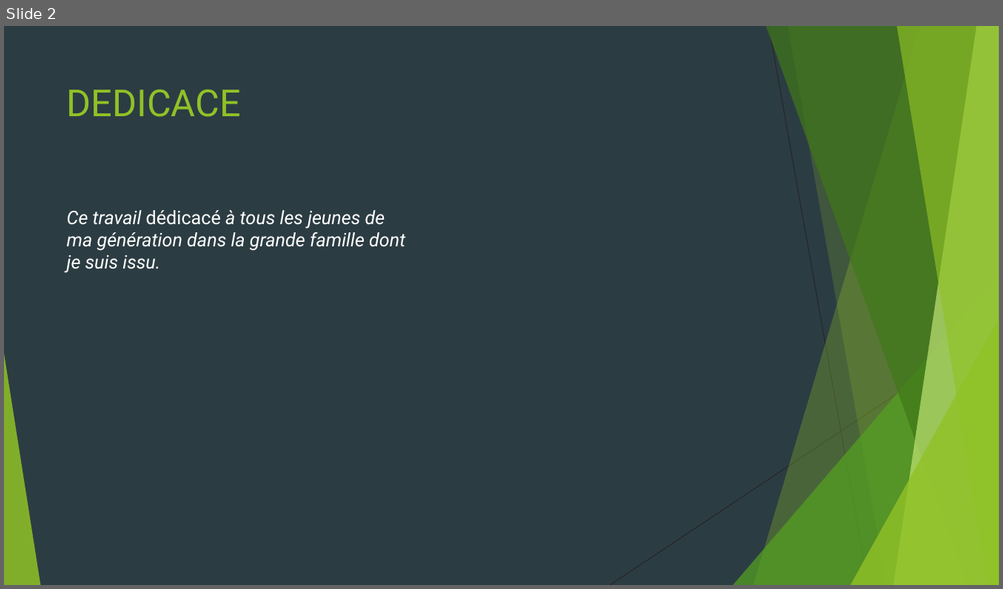
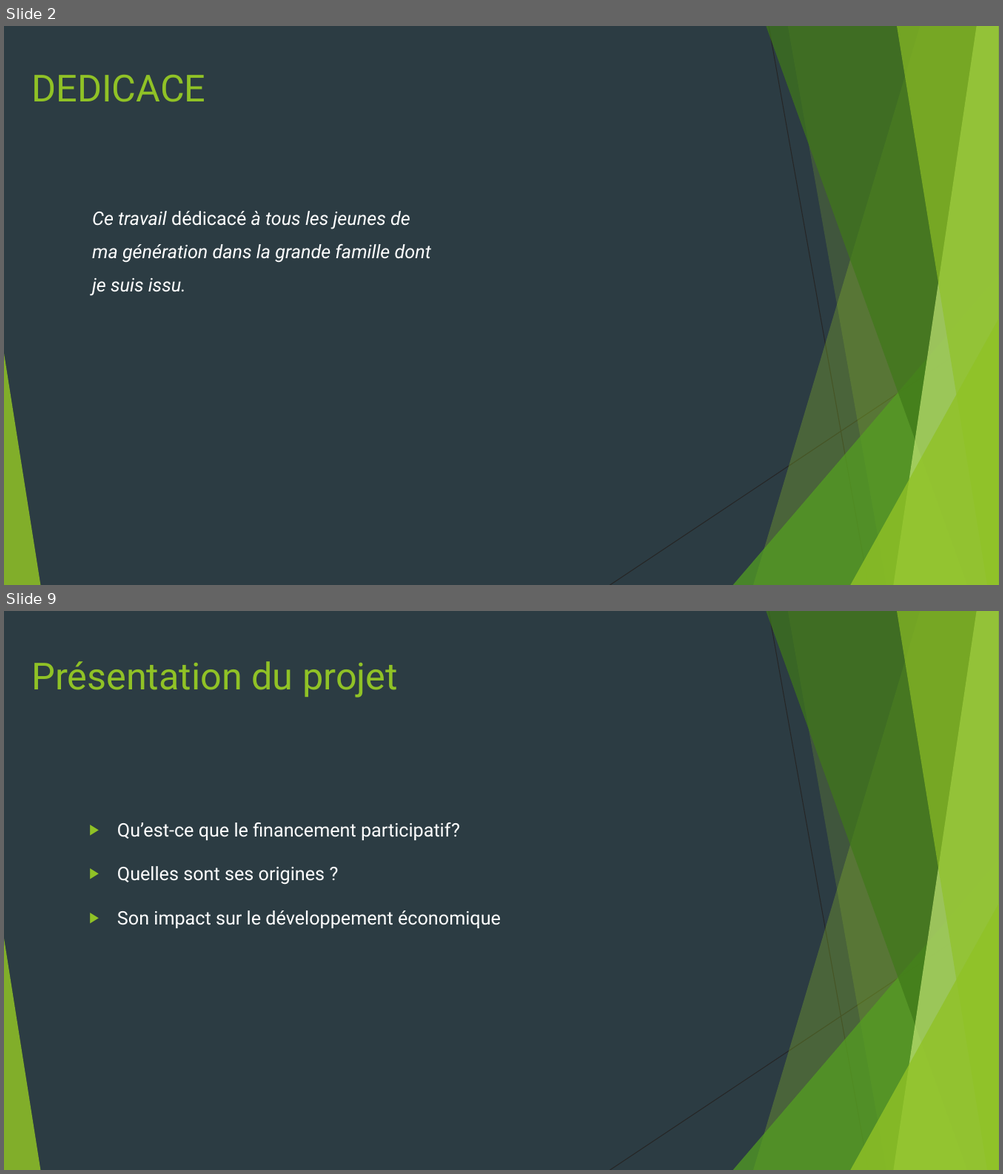
Before and after one commit to HeroNational/crowdfunding-App, a slide deck: rapport de stage/RApport de stage Slides.pptx. Shown one above the other, each under a label of ours: slide 2 before the commit, slides 2 and 9 after it; the slides between them are not shown. The pictures are 1003x589 and 1003x1174 pixels, drawn with LibreOffice and Linux fonts; fonts in the diff are those of the drawing. Boxes give left, top, right and bottom in pixels: in the first picture for what was removed or moved away, otherwise in the second. Text is boxed around its words. In the diff, an @@ line names an element or a change of style, - is before the commit and + after.

```diff
--- a/rapport de stage/RApport de stage Slides.pptx
+++ b/rapport de stage/RApport de stage Slides.pptx
@@ slide 9 added at <box>4,611,999,1170</box>, background #2C3C43; not listed: 10 template elements that a slide beside it also shows @@
@@ text added at <box>31,661,398,698</box>, 36 pt, text #90C226 @@
+Présentation du projet
@@ text added at <box>117,823,501,928</box>, 18 pt, text #FFFFFF @@
+▶ Qu’est-ce que le financement participatif?
+▶ Quelles sont ses origines ?
+▶ Son impact sur le développement économique
@@ slide 2 changed as well @@
@@ title "DEDICACE": place and size @@
-title "DEDICACE" at <box>67,90,241,117</box>
+title "DEDICACE" at <box>31,75,205,102</box>
@@ text "Ce travail dédicacé à tous ...": place and size @@
-text "Ce travail dédicacé à tous ..." at <box>67,210,405,272</box>
+text "Ce travail dédicacé à tous ..." at <box>92,211,431,295</box>
@@ text "Ce travail dédicacé à tous ..." at <box>92,211,431,295</box>: line spacing 1 to 1.5 @@
```
Also in this commit, not shown: 1 other slide changed, 10 other slides added, 4 other files.
